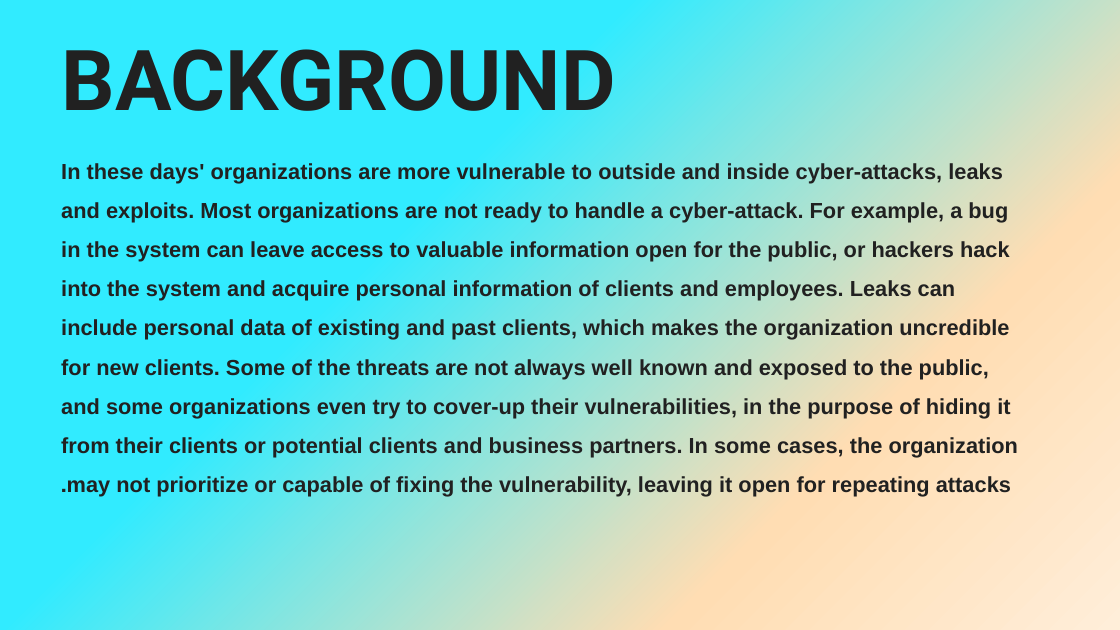
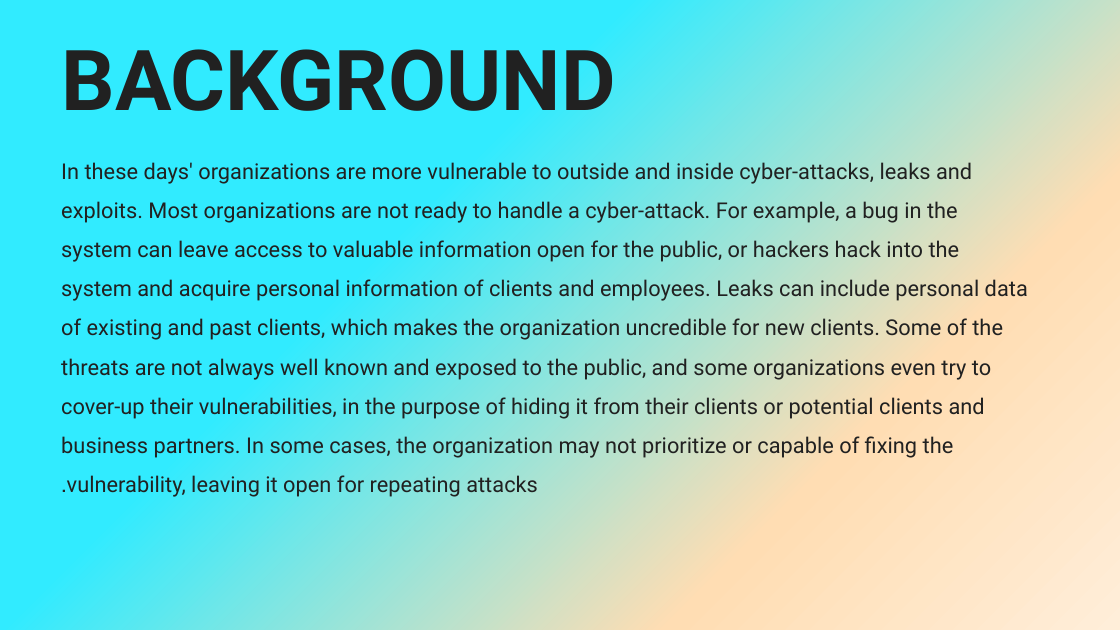
Before and after one commit to NivAm12/NegativeCyberNews, a slide deck: slide 2 of NCN Presntation.pptx. Drawn at 1120x630 pixels with LibreOffice and Linux fonts; fonts in the diff are those of the drawing. Boxes give left, top, right and bottom in pixels: in the first picture for what was removed or moved away, otherwise in the second. Text is boxed around its words. In the diff, an @@ line names an element or a change of style, - is before the commit and + after.

```diff
--- a/NCN Presntation.pptx
+++ b/NCN Presntation.pptx
@@ text "In these days' organizations are ..." at <box>61,162,1028,497</box>: font Arial to Roboto, bold off @@
```
Also in this commit, not shown: 9 other slides changed, 2 slides added.
